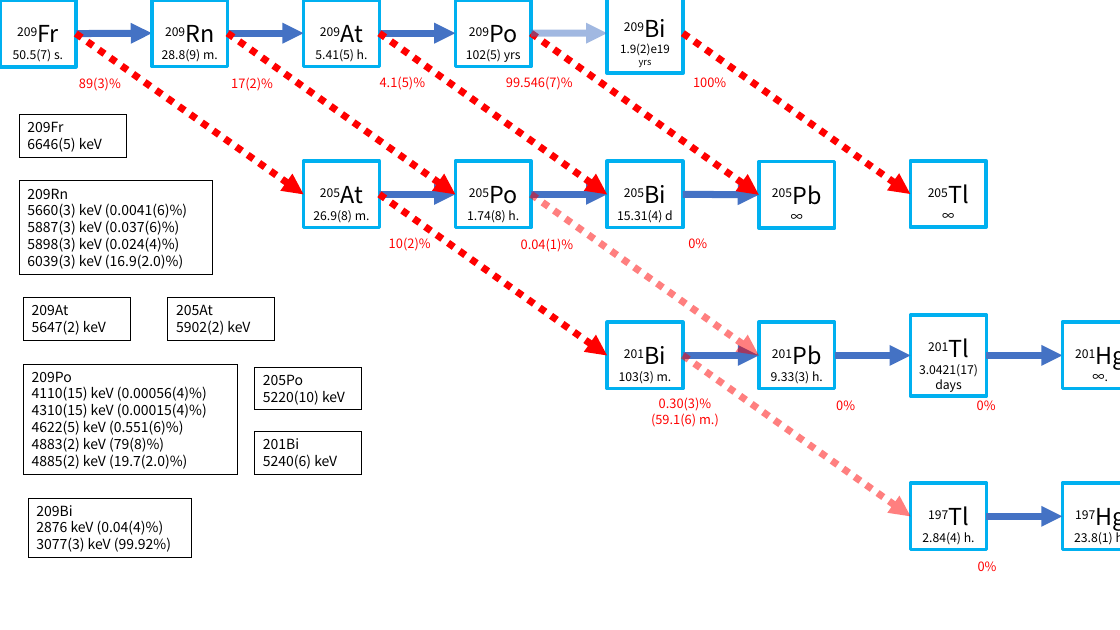
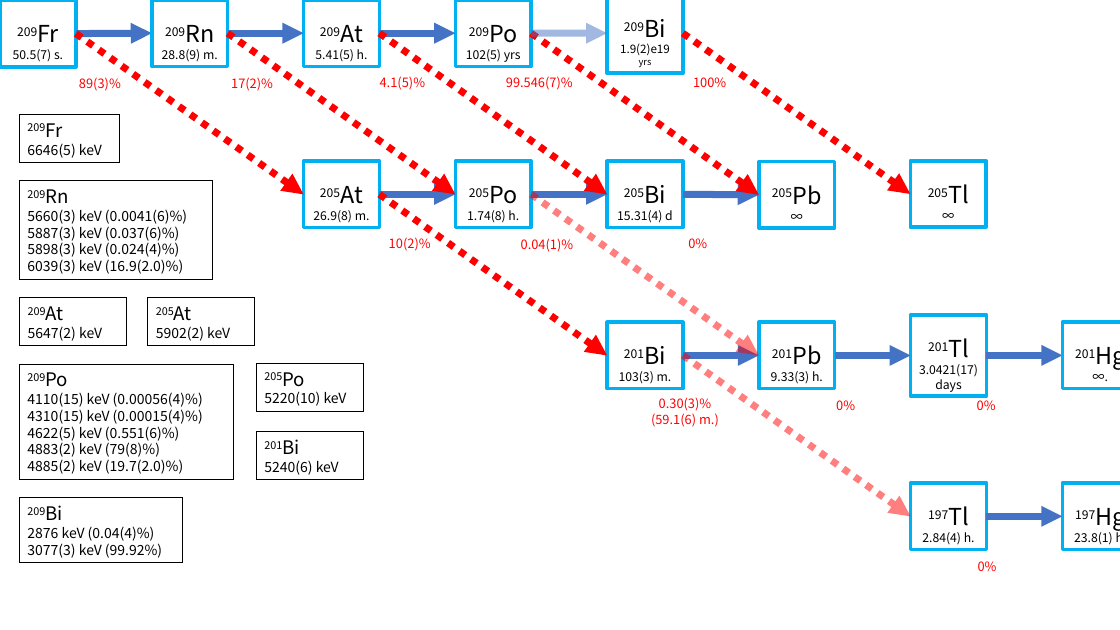
Before and after one commit to naoya-ozawa/fr_decay_calculator, a slide deck: slide 8 of fr_decay/fr_decay.pptx. Drawn at 1120x630 pixels with LibreOffice and Linux fonts; fonts in the diff are those of the drawing. Boxes give left, top, right and bottom in pixels: in the first picture for what was removed or moved away, otherwise in the second. Text is boxed around its words. In the diff, an @@ line names an element or a change of style, - is before the commit and + after.

```diff
--- a/fr_decay/fr_decay.pptx
+++ b/fr_decay/fr_decay.pptx
@@ rectangle "209Fr": place and size @@
-rectangle "209Fr" at <box>19,115,126,157</box>
+rectangle "209Fr" at <box>19,115,119,163</box>
@@ rectangle "209Fr" at <box>19,115,119,163</box>: size 12 to 16 pt, now superscript in "209Fr" @@
@@ rectangle "209Rn": place and size @@
-rectangle "209Rn" at <box>19,181,213,274</box>
+rectangle "209Rn" at <box>19,181,213,280</box>
@@ rectangle "209Rn" at <box>19,181,213,280</box>: size 12 to 16 pt, now superscript in "209Rn" @@
@@ rectangle "209At": place and size @@
-rectangle "209At" at <box>24,298,130,340</box>
+rectangle "209At" at <box>19,298,126,346</box>
@@ rectangle "209At" at <box>19,298,126,346</box>: size 12 to 16 pt, now superscript in "209At" @@
@@ rectangle "205At": place and size @@
-rectangle "205At" at <box>168,298,275,340</box>
+rectangle "205At" at <box>148,298,255,346</box>
@@ rectangle "205At" at <box>148,298,255,346</box>: size 12 to 16 pt, now superscript in "205At" @@
@@ rectangle "209Po": place and size @@
-rectangle "209Po" at <box>24,364,238,474</box>
+rectangle "209Po" at <box>19,364,234,480</box>
@@ rectangle "209Po" at <box>19,364,234,480</box>: size 12 to 16 pt, now superscript in "209Po" @@
@@ rectangle "205Po" at <box>256,364,363,412</box>: size 12 to 16 pt, now superscript in "205Po" @@
@@ rectangle "201Bi": place and size @@
-rectangle "201Bi" at <box>255,432,361,474</box>
+rectangle "201Bi" at <box>256,432,363,480</box>
@@ rectangle "201Bi" at <box>256,432,363,480</box>: size 12 to 16 pt, now superscript in "201Bi" @@
@@ rectangle "209Bi": place and size @@
-rectangle "209Bi" at <box>28,498,191,558</box>
+rectangle "209Bi" at <box>19,498,182,563</box>
@@ rectangle "209Bi" at <box>19,498,182,563</box>: size 12 to 16 pt, now superscript in "209Bi" @@
```
Also in this commit, not shown: 3 other slides changed, 4 other files.
